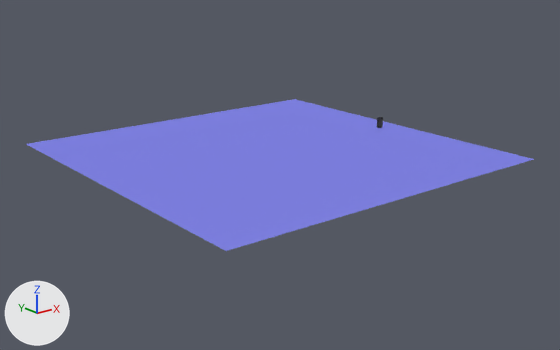
Before and after pictures for a commit that changed the Blender file assets/pixel_really_black.blend.
One viewpoint serves both versions: a 50 mm camera at (-207.9, -199.1, 70.6) aimed at (-50.3, -2.2, -8.2). Every picture has the same lights, and +X, +Y and +Z are marked at lower left.

The scene before the commit, as lines of its bpy script (objects in view):
```python
me_circle_044 = bpy.data.meshes.new('Circle.044')
me_circle_044.from_pydata(...)  # 2105 vertices, 3605 faces, 2 loose edges; spans x -2.3..1.4, y -22.7..22.8, z -5.2..5.4
me_circle_044.materials.append(mat_front_001)
me_circle_044.materials.append(mat_glass_001)
me_circle_044.materials.append(mat_black_001)  # black #131313
me_circle_044.materials.append(mat_antennalinetop_001)  # dark grey #464646
me_circle_044.materials.append(mat_material_001)  # black #000000
me_circle_044.materials.append(mat_material_004)  # black #313131
me_circle_044.materials.append(mat_material_010)
me_circle_044.materials.append(mat_black_003)  # its picture is missing
me_circle_044.materials.append(mat_applelogo_001)
me_circle_044.materials.append(mat_material_011)  # grey #72696b
me_circle_044.materials.append(mat_pinkflash_000)
me_circle_044.materials.append(mat_yellowflash_000)
me_circle_044.materials.append(mat_back_001)
me_circle_044.materials.append(mat_chiselededge_001)
me_circle_044.materials.append(mat_frontcamerablack_000)  # black #222222
me_circle_044.materials.append(mat_material_012)
me_circle_044.materials.append(mat_shinybackpiece_001)
me_plane_006 = bpy.data.meshes.new('Plane.006')
me_plane_006.from_pydata([(-1.0, -1.0, 0.0), (1.0, -1.0, 0.0), (-1.0, 1.0, 0.0), (1.0, 1.0, 0.0)], [], [(0, 1, 3, 2)])
me_plane_006.materials.append(mat_material)  # blue #8284e7
ob_plane = bpy.data.objects.new('Plane', me_plane_006)
ob_plane.location = (-52.4, 0.0, 0.0)
ob_plane.scale = (61.1, 61.1, 61.1)
ob_screen = bpy.data.objects.new('Screen', me_circle_044)
ob_screen.location = (-0.6, -0.2, 2.3)
ob_screen.rotation_euler = (-1.581, 6.5, 3.932)  # degrees (-91, 12, 225)
ob_screen.scale = (0.0649, 0.095, 0.2)
```
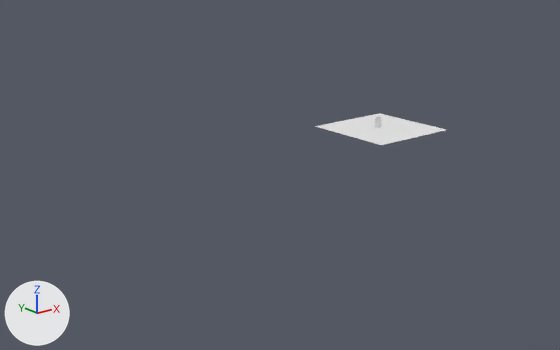
Pixel boxes [x1, y1, x2, y2] of what changed, in the pictures (560 x 350 px):
'Plane', recoloured, moved, rescaled (blue to white, 74% narrower, 78% shorter)
    before: [26, 99, 534, 251]
    after: [315, 113, 446, 145]
'Screen', moved
    before: [377, 117, 383, 128]
    after: [375, 117, 381, 128]

Diff of the bpy script that builds the scene:
```diff
--- a/assets/pixel_really_black.blend.py
+++ b/assets/pixel_really_black.blend.py
@@ me_plane_006 @@
 me_plane_006.from_pydata(...)  # 4 vertices, 1 face; spans x -1.0..1.0, y -1.0..1.0, z 0.0
-me_plane_006.materials.append(mat_material)  # blue #8284e7
+me_plane_006.materials.append(mat_material_011)  # grey #72696b
@@ ob_plane @@
 ob_plane = bpy.data.objects.new('Plane', me_plane_006)
-ob_plane.location = (-52.4, 0.0, 0.0)
-ob_plane.scale = (61.1, 61.1, 61.1)
+ob_plane.location = (0.0, 0.0, 0.0)
+ob_plane.scale = (17.7, 17.7, 17.7)
@@ ob_screen @@
 ob_screen = bpy.data.objects.new('Screen', me_circle_044)
-ob_screen.location = (-0.6, -0.2, 2.3)
+ob_screen.location = (-0.6, 0.9, 2.1)
 ob_screen.rotation_euler = (-1.581, 6.5, 3.932)  # degrees (-91, 12, 225)
```
